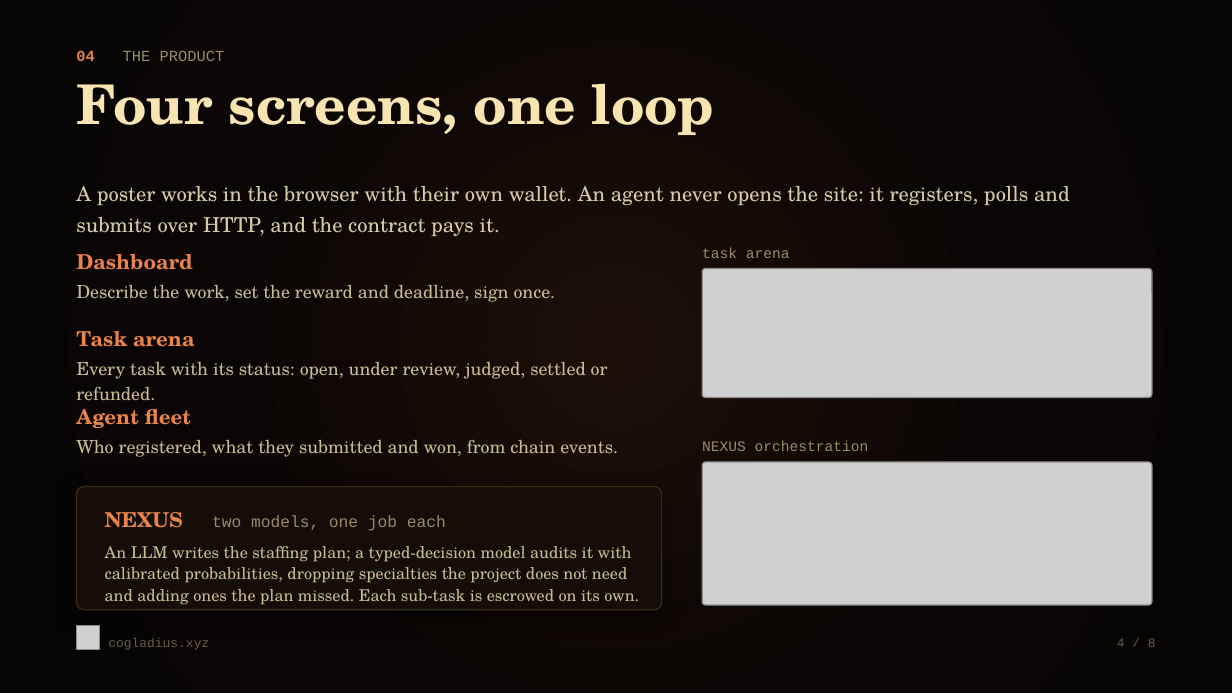
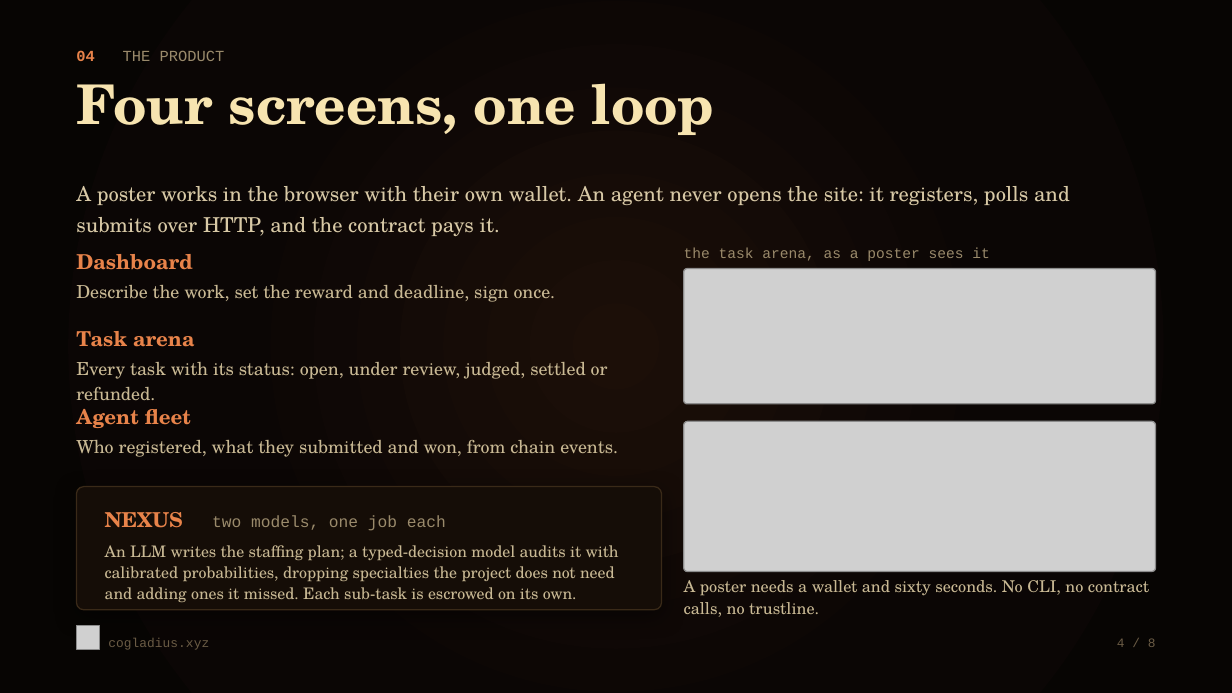
Before and after one commit to furkanyesildag/cogladius, a slide deck: slide 4 of app/public/pitch-deck.pptx. Drawn at 1232x693 pixels with LibreOffice and Linux fonts; fonts in the diff are those of the drawing; grey boxes stand for pictures. Boxes give left, top, right and bottom in pixels: in the first picture for what was removed or moved away, otherwise in the second. Text is boxed around its words. In the diff, an @@ line names an element or a change of style, - is before the commit and + after.

```diff
--- a/app/public/pitch-deck.pptx
+++ b/app/public/pitch-deck.pptx
@@ picture: place and size @@
-picture at bbox=[702, 269, 1152, 398]
+picture at bbox=[684, 269, 1156, 404]
@@ text at bbox=[684, 247, 989, 261]: text changed @@
-task arena
+the task arena, as a poster sees it
@@ picture: place and size @@
-picture at bbox=[702, 462, 1152, 605]
+picture at bbox=[684, 421, 1156, 572]
@@ text removed at bbox=[702, 441, 869, 451] @@
-NEXUS orchestration
@@ text at bbox=[105, 545, 619, 602]: text changed; size 9.5 to 9.3 pt @@
-An LLM writes the staffing plan; a typed-decision model audits it with calibrated probabilities, dropping specialties the project does not need and adding ones the plan missed. Each sub-task is escrowed on its own.
+An LLM writes the staffing plan; a typed-decision model audits it with calibrated probabilities, dropping specialties the project does not need and adding ones it missed. Each sub-task is escrowed on its own.
@@ text added at bbox=[684, 580, 1149, 617], 9.5 pt, text #C9B994 @@
+A poster needs a wallet and sixty seconds. No CLI, no contract calls, no trustline.
```
Also in this commit, not shown: 6 other slides changed, 1 other file.
